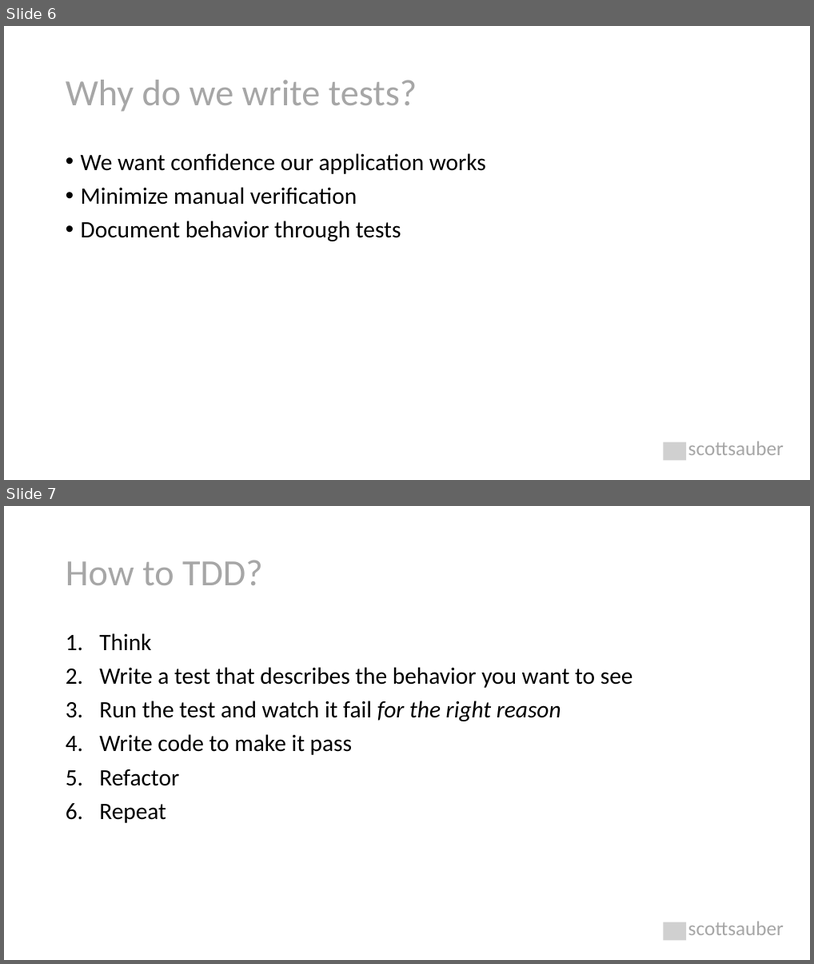
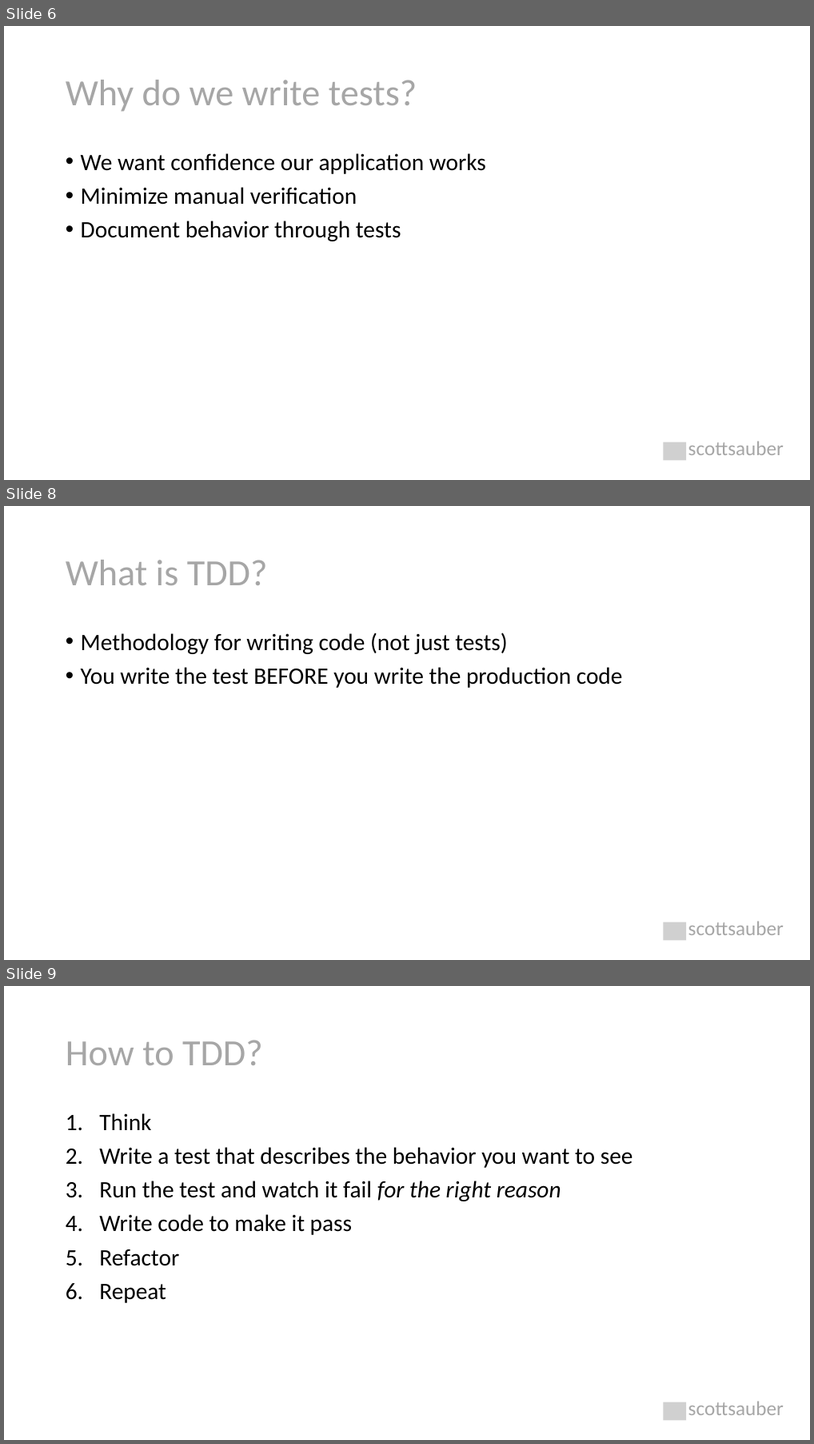
Before and after one commit to scottsauber/talks, a slide deck: 2023-11-09-JetBrains-TDDWithBlazor/TDD with Blazor.pptx. Shown one above the other, each under a label of ours: slides 6 and 7 before the commit, slides 6, 8 and 9 after it; the slides between them are not shown. The pictures are 814x964 and 814x1444 pixels, drawn with LibreOffice and Linux fonts; fonts in the diff are those of the drawing; grey boxes stand for pictures. Boxes give left, top, right and bottom in pixels: in the first picture for what was removed or moved away, otherwise in the second. Text is boxed around its words. In the diff, an @@ line names an element or a change of style, - is before the commit and + after.

```diff
--- a/2023-11-09-JetBrains-TDDWithBlazor/TDD with Blazor.pptx
+++ b/2023-11-09-JetBrains-TDDWithBlazor/TDD with Blazor.pptx
@@ slide 8 added at (4,506,810,960), background #FFFFFF @@
@@ title added at (66,560,268,585), 44 pt, text #A6A6A6 @@
+What is TDD?
@@ text added at (81,632,623,688), 28 pt, text #000000 @@
+• Methodology for writing code (not just tests)
+• You write the test BEFORE you write the production code
@@ picture added at (663,922,686,940) @@
@@ text added at (689,920,784,935), 24 pt, text #A6A6A6 @@
+scottsauber
@@ what was slide 7 is now slide 9 @@
```
Also in this commit, not shown: 8 slides changed, 3 other slides added, 1 other file.
